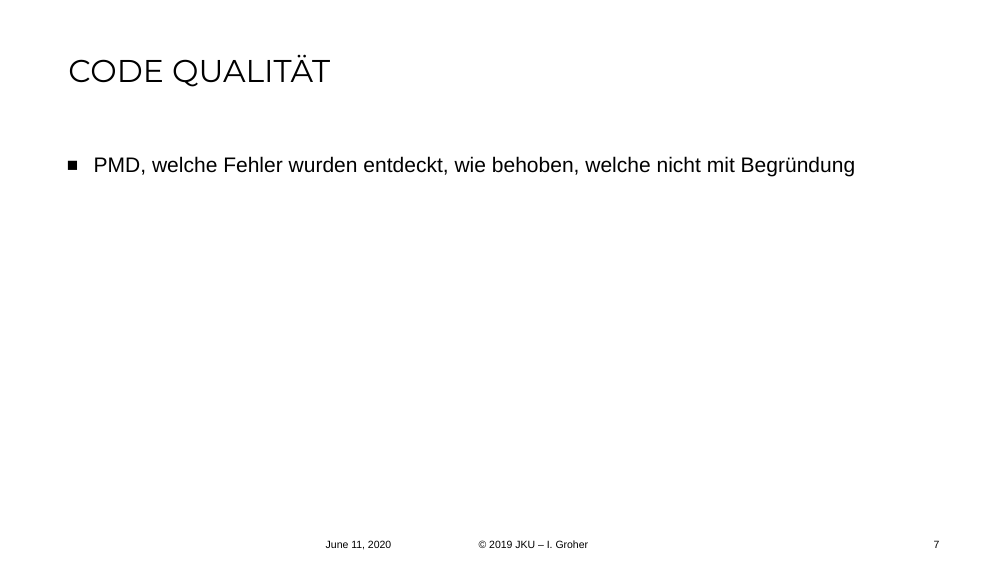
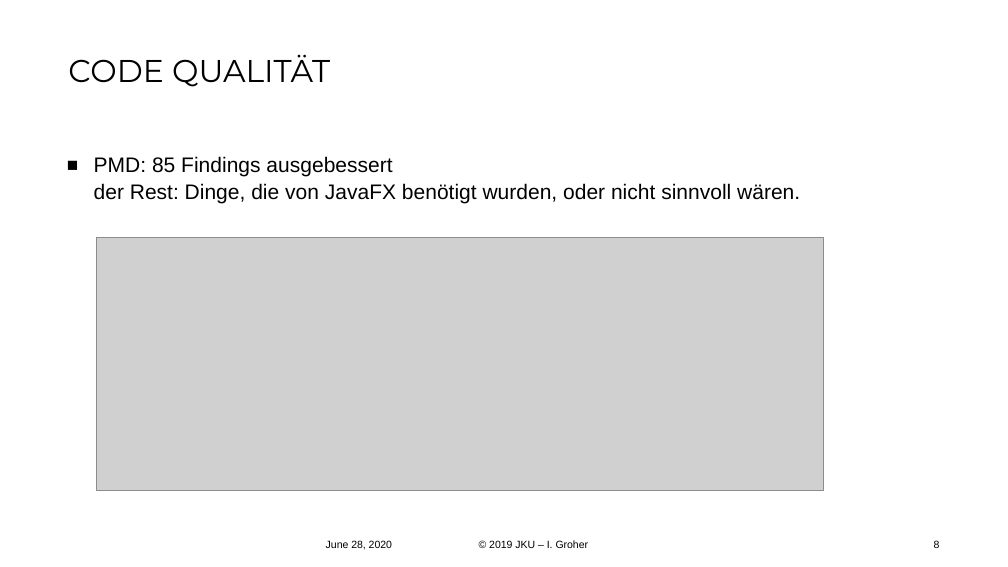
Before and after one commit to FireRedDev/TaskyCompanion, a slide deck: slide 8 of Release 3.pptx (slide 7 before the commit). Drawn at 1008x567 pixels with LibreOffice and Linux fonts; fonts in the diff are those of the drawing; grey boxes stand for pictures; background and template pictures are left out. Boxes give left, top, right and bottom in pixels: in the first picture for what was removed or moved away, otherwise in the second. Text is boxed around its words. In the diff, an @@ line names an element or a change of style, - is before the commit and + after.

```diff
--- a/Release 3.pptx
+++ b/Release 3.pptx
@@ text at [94, 156, 800, 203]: text changed @@
-■ PMD, welche Fehler wurden entdeckt, wie behoben, welche nicht mit Begründung
+■ PMD: 85 Findings ausgebessert
+  der Rest: Dinge, die von JavaFX benötigt wurden, oder nicht sinnvoll wären.
@@ picture added at [96, 238, 824, 491] @@
@@ text at [326, 540, 392, 549]: text changed @@
-June 11, 2020
+June 28, 2020
@@ page number at [934, 540, 940, 548]: text changed @@
-7
+8
```
Also in this commit, not shown: 8 other slides changed, 2 slides added, 1 slide removed, 1 other file.
